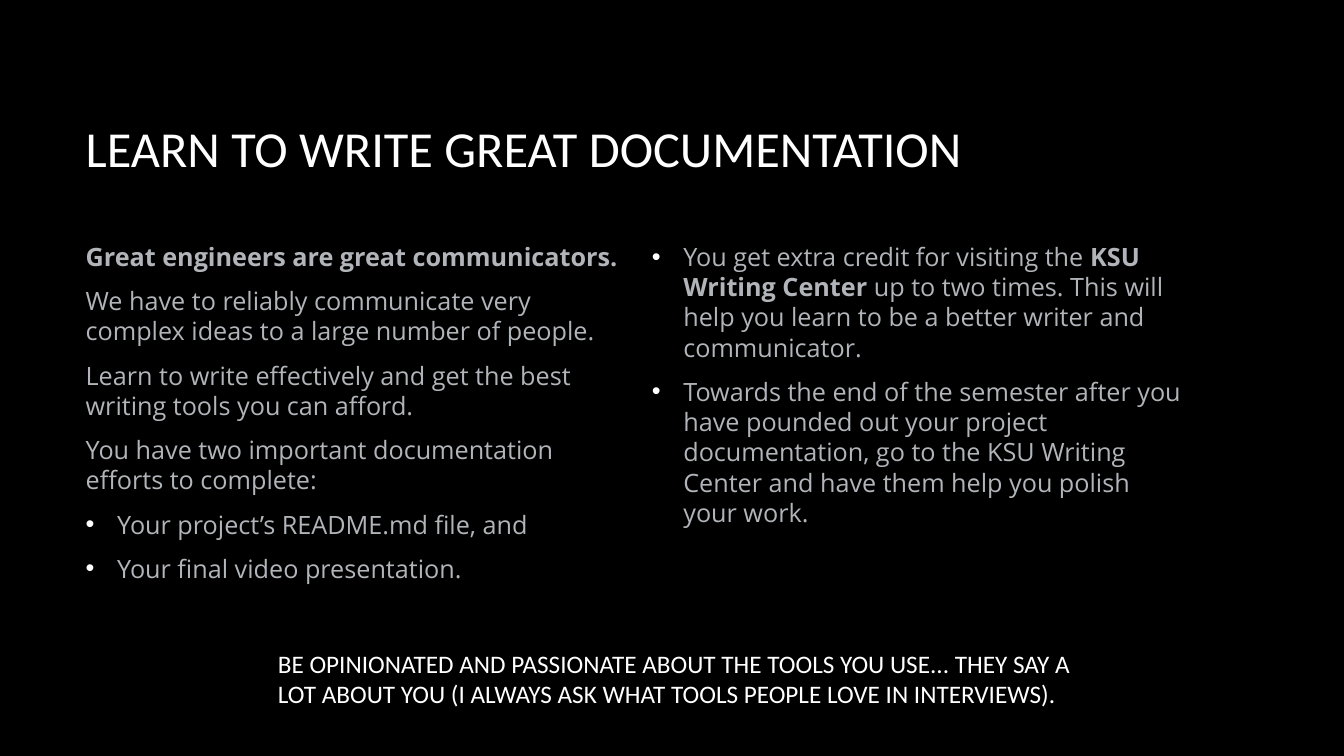
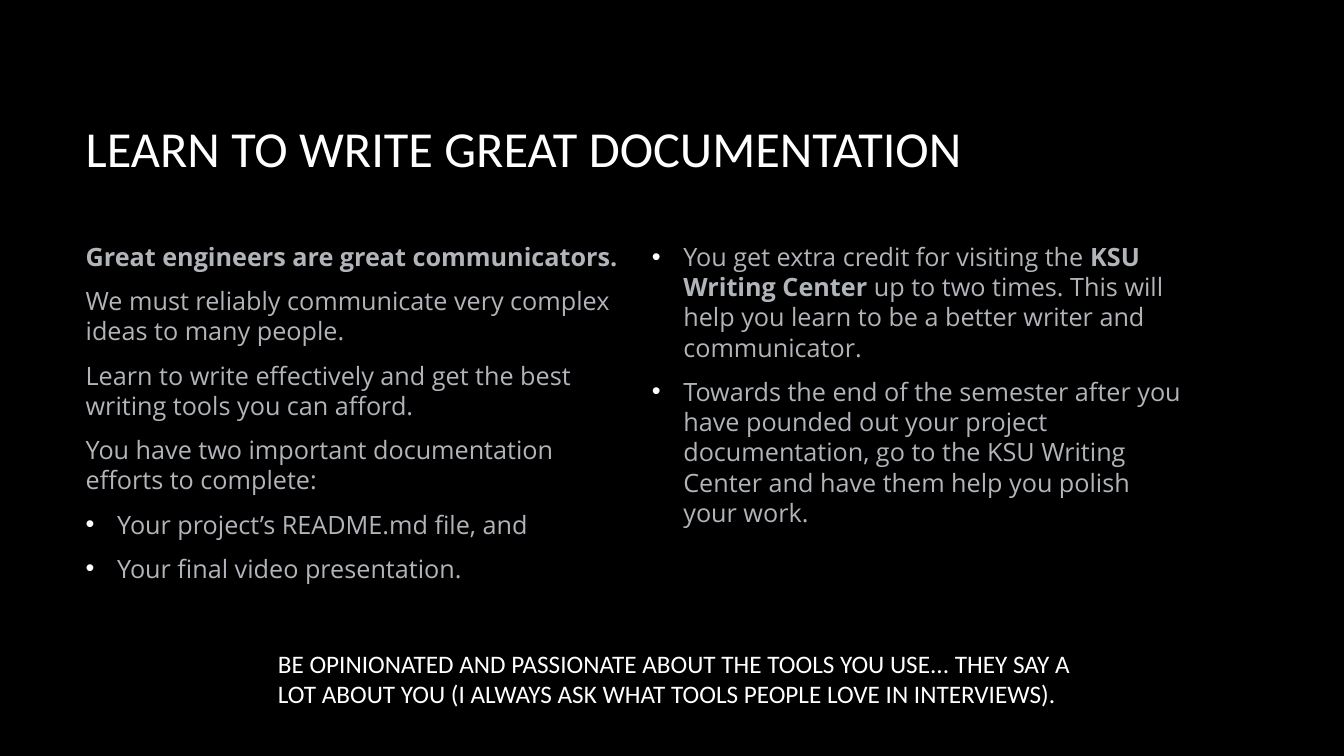
Before and after one commit to jeff-adkisson/swe-3643-spring-2024, a slide deck: slide 21 of project/presentation.pptx. Drawn at 1344x756 pixels with LibreOffice and Linux fonts; fonts in the diff are those of the drawing; background and template pictures are left out. Boxes give left, top, right and bottom in pixels: in the first picture for what was removed or moved away, otherwise in the second. Text is boxed around its words. In the diff, an @@ line names an element or a change of style, - is before the commit and + after.

Commit message:
Minor text tweaks in presentation

```diff
--- a/project/presentation.pptx
+++ b/project/presentation.pptx
@@ text at (86,291,609,346): text changed @@
-We have to reliably communicate very complex ideas to a large number of people.
+We must reliably communicate very complex ideas to many people.
```
Also in this commit, not shown: 3 other slides changed, 1 other file.
